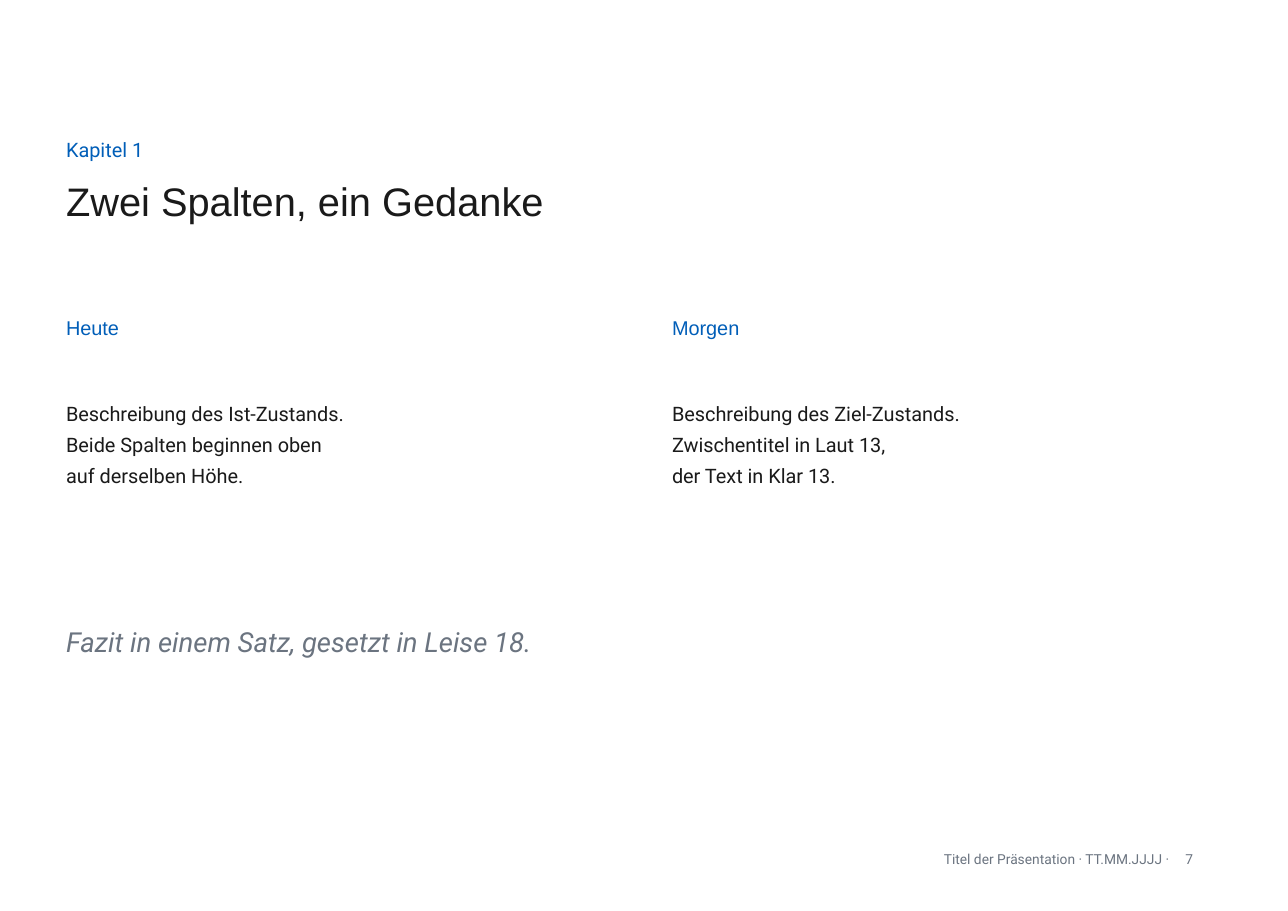
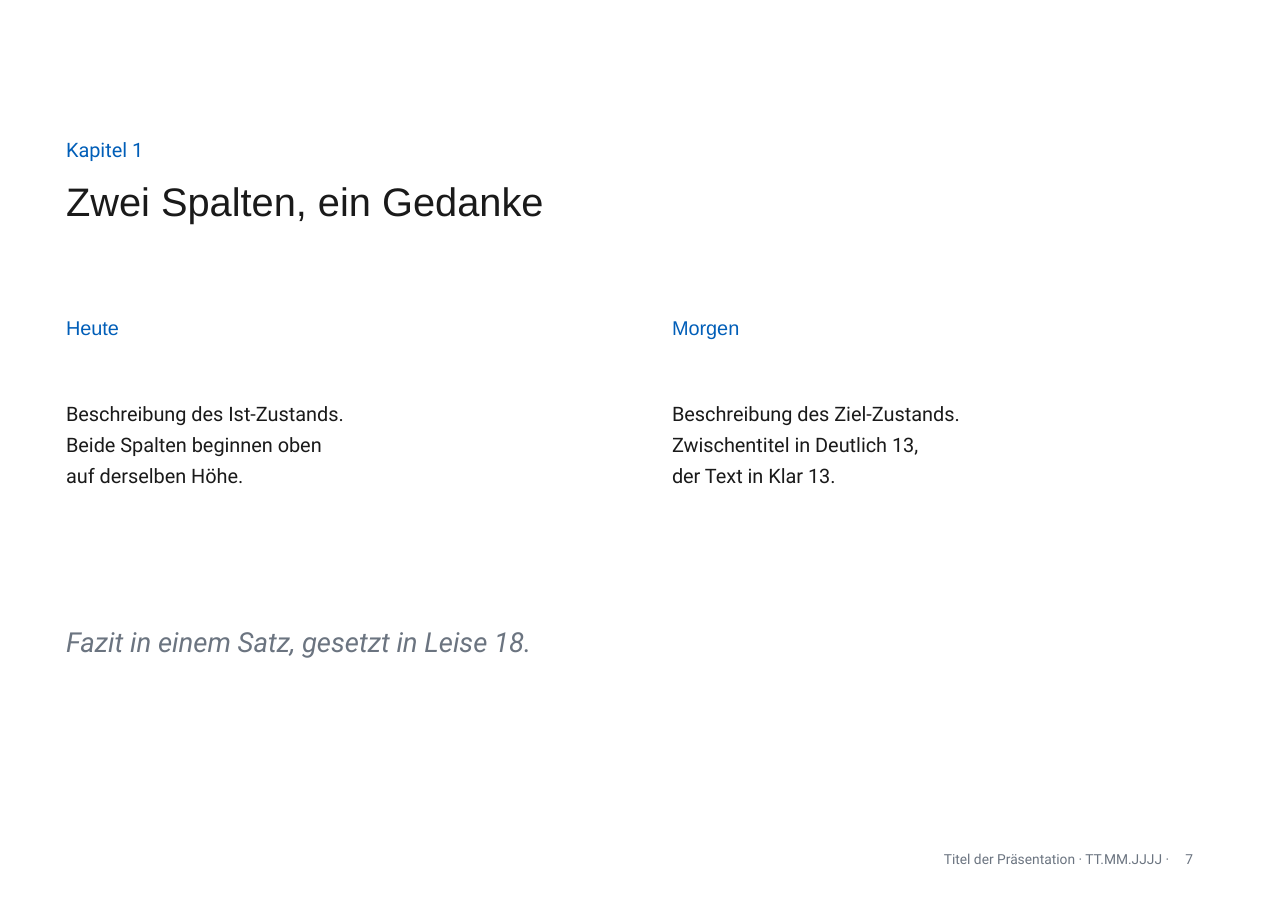
Before and after one commit to phtok/goeloggen, a slide deck: slide 7 of assets/templates/GoetheanumVorlageA4.pptx. Drawn at 1288x911 pixels with LibreOffice and Linux fonts; fonts in the diff are those of the drawing; background and template pictures are left out. Boxes give left, top, right and bottom in pixels: in the first picture for what was removed or moved away, otherwise in the second. Text is boxed around its words. In the diff, an @@ line names an element or a change of style, - is before the commit and + after.

```diff
--- a/assets/templates/GoetheanumVorlageA4.pptx
+++ b/assets/templates/GoetheanumVorlageA4.pptx
@@ text at (672, 437, 918, 455): text changed @@
-Zwischentitel in Laut 13,
+Zwischentitel in Deutlich 13,
```
Also in this commit, not shown: 4 other slides changed, 2 other files.
